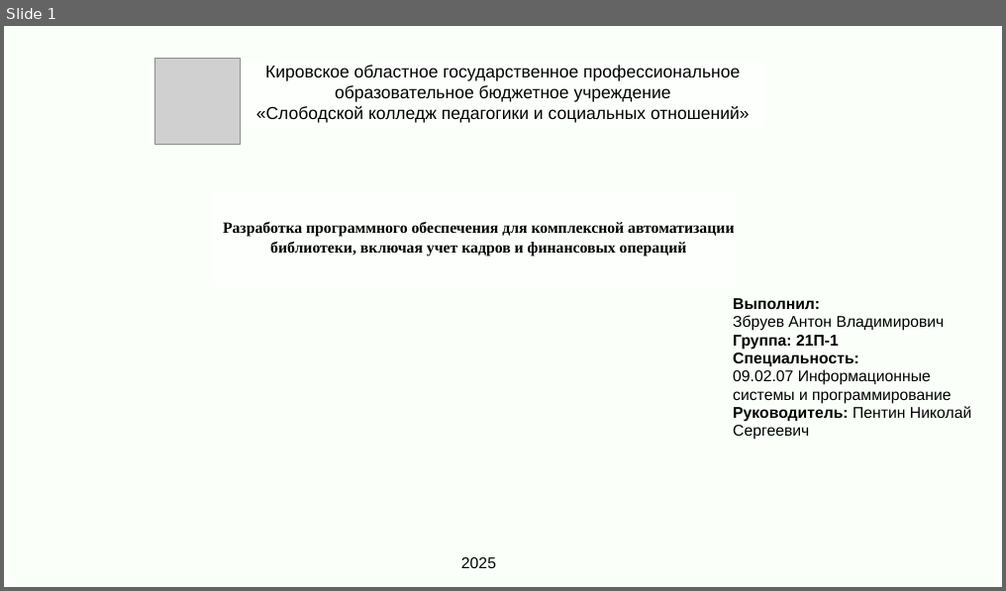
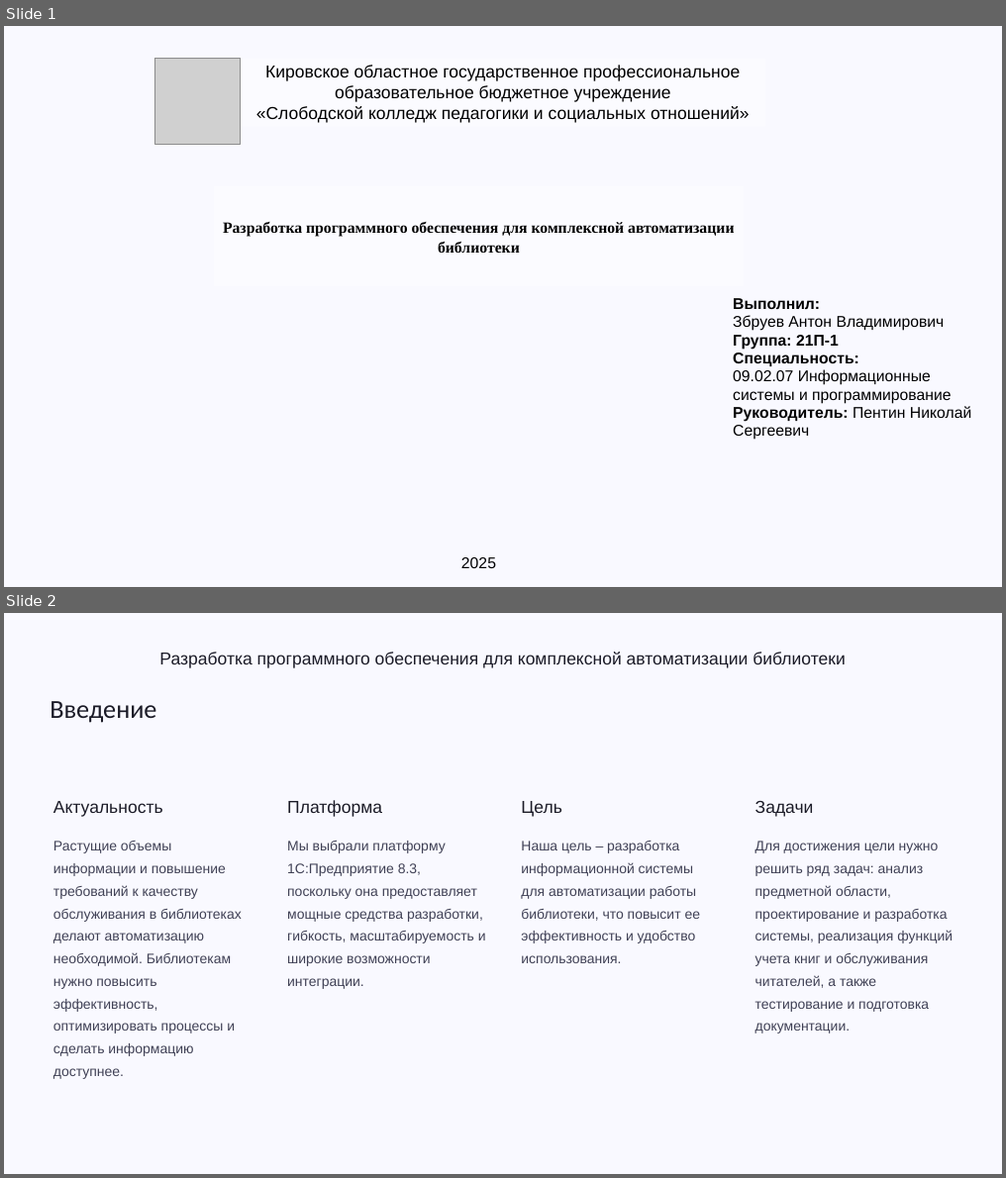
Before and after one commit to Smixdy/DiplomZbruev, a slide deck: Презентация дипломной работы.pptx. Shown one above the other, each under a label of ours: slide 1 before the commit, slides 1 and 2 after it. The pictures are 1006x591 and 1006x1178 pixels, drawn with LibreOffice and Linux fonts; fonts in the diff are those of the drawing; grey boxes stand for pictures; background and template pictures are left out. Boxes give left, top, right and bottom in pixels: in the first picture for what was removed or moved away, otherwise in the second. Text is boxed around its words. In the diff, an @@ line names an element or a change of style, - is before the commit and + after.

```diff
--- a/Презентация дипломной работы.pptx
+++ b/Презентация дипломной работы.pptx
@@ slide 2 added at (x1=4, y1=613, x2=1002, y2=1174), background #000000; not listed: 1 template element that a slide beside it also shows @@
@@ text added at (x1=159, y1=652, x2=845, y2=668), 20 pt, text #1B1B27 @@
+Разработка программного обеспечения для комплексной автоматизации библиотеки
@@ text added at (x1=50, y1=701, x2=156, y2=723), 30 pt, text #1B1B27 @@
+Введение
@@ text added at (x1=54, y1=801, x2=163, y2=817), 20 pt, text #1B1B27 @@
+Актуальность
@@ text added at (x1=287, y1=800, x2=382, y2=817), 20 pt, text #1B1B27 @@
+Платформа
@@ text added at (x1=521, y1=801, x2=561, y2=817), 20 pt, text #1B1B27 @@
+Цель
@@ text added at (x1=755, y1=801, x2=814, y2=817), 20 pt, text #1B1B27 @@
+Задачи
@@ text added at (x1=54, y1=841, x2=242, y2=1079), 16 pt, text #404155 @@
+Растущие объемы информации и повышение требований к качеству обслуживания в библиотеках делают автоматизацию необходимой. Библиотекам нужно повысить эффективность, оптимизировать процессы и сделать информацию доступнее.
@@ text added at (x1=287, y1=841, x2=486, y2=989), 16 pt, text #404155 @@
+Мы выбрали платформу 1С:Предприятие 8.3, поскольку она предоставляет мощные средства разработки, гибкость, масштабируемость и широкие возможности интеграции.
@@ text added at (x1=521, y1=841, x2=701, y2=963), 16 pt, text #404155 @@
+Наша цель – разработка информационной системы для автоматизации работы библиотеки, что повысит ее эффективность и удобство использования.
@@ text added at (x1=755, y1=841, x2=952, y2=1034), 16 pt, text #404155 @@
+Для достижения цели нужно решить ряд задач: анализ предметной области, проектирование и разработка системы, реализация функций учета книг и обслуживания читателей, а также тестирование и подготовка документации.
@@ rectangle added at (x1=855, y1=1118, x2=1002, y2=1174), fill #F9F9FF, outline #F9F9FF 1 pt @@
@@ slide 1 changed as well @@
@@ background #FFFFFF to #000000 @@
@@ rectangle at (x1=4, y1=26, x2=1002, y2=587): fill #FAFFFA to #F9F9FF @@
@@ text at (x1=223, y1=222, x2=734, y2=253): text changed @@
-Разработка программного обеспечения для комплексной автоматизации библиотеки, включая учет кадров и финансовых операций
+Разработка программного обеспечения для комплексной автоматизации библиотеки
```
Also in this commit, not shown: 3 other slides changed, 12 other slides added, 6 slides removed.
